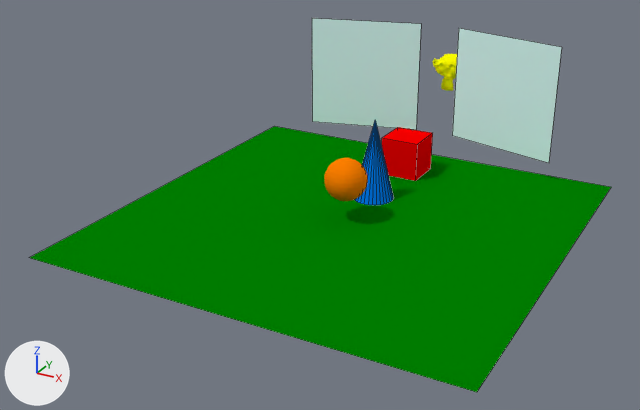
A saved change to the Blender file Working/mirrortest2.blend.
Before and after are seen from a camera (50 mm lens) standing at (17.1, -26.6, 17.3) and looking at (-1.2, 6.8, 0.6). Every picture has the same lights, and +X, +Y and +Z are marked at lower left. Mesh edges are drawn as thin lines on the coarser meshes.

The older version as bpy lines, for what is in view:
```python
me_cone = bpy.data.meshes.new('Cone')
me_cone.from_pydata(...)  # a 32-sided cone pointing to +z spanning x -1.0..1.0, y -1.0..1.0, z -2.0..2.0
me_cone.materials.append(mat_blue)  # blue #0080ff
me_plane_001 = bpy.data.meshes.new('Plane.001')
me_plane_001.from_pydata([(3.03, 0.0, 3.0), (-3.03, 0.0, 3.0), (3.03, 0.0, -3.0), (-3.03, 0.0, -3.0)], [], [(0, 1, 3, 2)])
me_plane_001.materials.append(mat_silver)  # white #e0ffff
me_plane_002 = bpy.data.meshes.new('Plane.002')
me_plane_002.from_pydata([(3.03, 0.0, 3.0), (-3.03, 0.0, 3.0), (3.03, 0.0, -3.0), (-3.03, 0.0, -3.0)], [], [(0, 1, 3, 2)])
me_plane_002.materials.append(mat_silver)  # white #e0ffff
ob_cone = bpy.data.objects.new('Cone', me_cone)
ob_cone.location = (0.0, 10.0, 2.0)
ob_plane_001 = bpy.data.objects.new('Plane.001', me_plane_001)
ob_plane_001.location = (-4.0, 17.0, 4.0)
ob_plane_001.rotation_euler = (0.0, 0.0, 0.262)  # degrees (0, 0, 15)
ob_plane_002 = bpy.data.objects.new('Plane.002', me_plane_002)
ob_plane_002.location = (4.0, 17.0, 4.0)
ob_plane_002.rotation_euler = (0.0, 0.0, -0.262)  # degrees (0, 0, -15)
# also in view: 'Plane' at (0.0, 7.0, 0.0); 'Suzanne' at (0.0, 20.0, 4.0); 'Cube' at (0.0, 14.0, 1.0); 'Sphere' at (0.0, 7.0, 2.0)
```
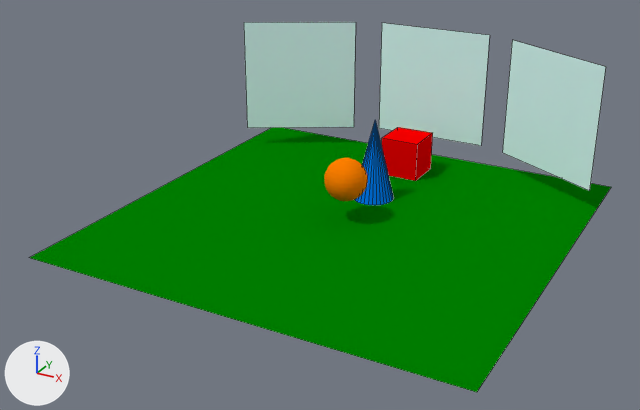
Boxes (x1, y1, x2, y2) around the edits, measured in the pictures (640 x 410 px):
'Plane.002', moved, turned: before (452, 28, 562, 163); after (379, 23, 490, 146)
'Plane.001', moved, turned: before (312, 18, 421, 130); after (244, 22, 356, 128)
'Plane.003', added: after (502, 40, 606, 191)

Patch to the scene script:
```diff
--- a/Working/mirrortest2.blend.py
+++ b/Working/mirrortest2.blend.py
@@ ob_plane_002 @@
 ob_plane_002 = bpy.data.objects.new('Plane.002', me_plane_002)
-ob_plane_002.location = (4.0, 17.0, 4.0)
-ob_plane_002.rotation_euler = (0.0, 0.0, -0.262)  # degrees (0, 0, -15)
+ob_plane_002.location = (0.0, 17.0, 4.0)
@@ ob_plane_001 @@
 ob_plane_001 = bpy.data.objects.new('Plane.001', me_plane_001)
-ob_plane_001.location = (-4.0, 17.0, 4.0)
-ob_plane_001.rotation_euler = (0.0, 0.0, 0.262)  # degrees (0, 0, 15)
+ob_plane_001.location = (-7.0, 15.0, 4.0)
+ob_plane_001.rotation_euler = (0.0, 0.0, 0.524)  # degrees (0, 0, 30)
@@ ob_plane_003 @@
+ob_plane_003 = bpy.data.objects.new('Plane.003', me_plane_001.copy())  # the mesh of ob_plane_001
+ob_plane_003.location = (7.0, 15.0, 4.0)
+ob_plane_003.rotation_euler = (0.0, 0.0, -0.524)  # degrees (0, 0, -30)
```
